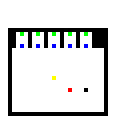
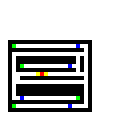
Before/after of a 128×128 layered artwork. What changed in the layer stack:
painted on "Player" over [40, 72, 72, 92]
painted on "Camera" over [36, 72, 56, 80]
painted on "Box Holders" over [12, 32, 88, 108]
painted on "Boxes" over [20, 44, 88, 108]
painted on "Walls" over [8, 28, 108, 116]
